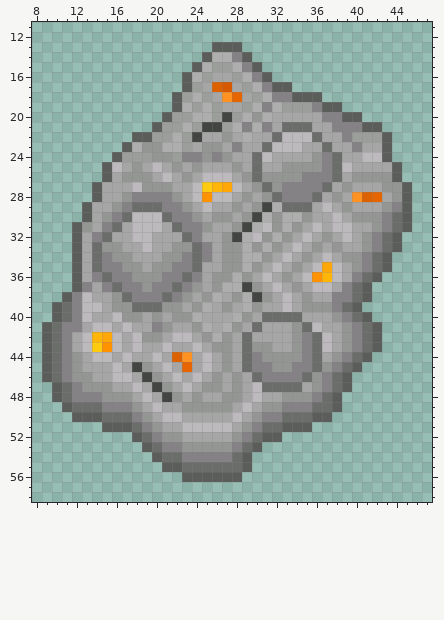
One commit to this pixel-art sprite: src/sprite/a1.png. The picture above is the old version.
The file is 64x64 pixels. Colours within 5 levels of each other are drawn and written as one. Shown: x 8..47, y 11..58.
After the commit:
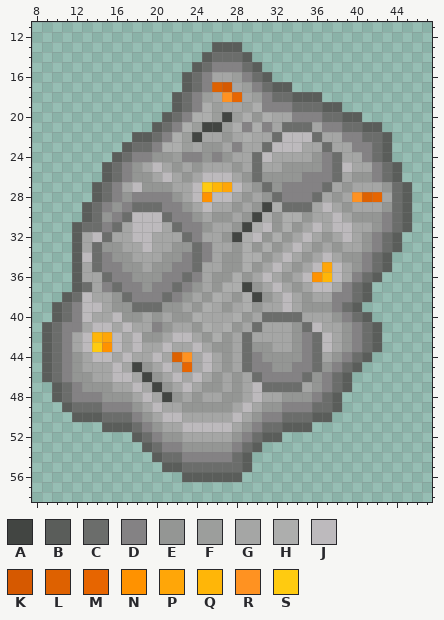
Palette (. is transparent): A #424542  B #5a5d5a  C #6b6d6b  D #848284  E #949694  F #9c9e9c  G #a5a6a5  H #adaead  J #bdbabd  K #d65900  L #de6100  M #e76500  N #ff9200  P #ffa608  Q #ffb608  R #ff9221  S #ffcb10
Edits made:
@@ x 8..47 @@
 13 ..................BBB...................
-14 .................BHHDB..................
-15 ................BHFFHDB.................
-16 ...............BHFGGFHDB................
-17 ...............BFGLKGFHDBB..............
-18 ..............BFHFGRMGFHDDBBB...........
-19 ..............BHFHFGGFHDHFFFDBB.........
-20 .............BFFHHFAFHEHGGGGGDDBB.......
-21 ............BFFHFAAFHDHDGCCCGGDDDBB.....
-22 ..........BBFFHFAGGEGHGGCJJJCGGDFFFB....
-23 .........BHEEHHFGEEGDGGCJJJGGCGGDGGB....
-24 ........BFFFEEFDDEDEGGCJGGGGEDCGGJJB....
-25 .......BJGEGJGEGEGGGEGCGGEEEEDCJGGGGB...
-26 .......BGEEEGJGEGJJJGECEEEEDDDCGEEEEB...
-27 ......BGGGJEEEGGJSQPJGECEDDDDCGEGGGEEB..
-28 ......BGGEDDDDEGJNJJGEGECDDDCGEGRLMGEB..
-29 .....BGGEDCCCDDEGJGGEGEAHCCCGJGEGGGEDB..
-30 .....BGEDCJJJCDDEGEEGEAHEHHEGGJGEEEDCB..
-31 ....BEGDCGJJJGCDDEGGEAHJEHEGJGJJGGEDCB..
-32 ....BGDCGGJJGGGCDGGEAHJEHEGJGEGJGEDCB...
-33 ....BGCEEGGJGGEECDGEEHEHEGJGEGEGGEDCB...
-34 ....BGCDEEGGGEEDCDGEEHHEGJGEGJGEEDCB....
+14 .................BCCCB..................
+15 ................BCDDDCB.................
+16 ...............BCDGGFDCB................
+17 ...............BCDLKGFDCBB..............
+18 ..............BCDFGRMGFDCCBBB...........
+19 ..............BCDHFGGFHDDDCCCBB.........
+20 .............BCDHHFAFHEHGGDDDCCBB.......
+21 ............BCDHFAAFHDHDGCCCGDDCCBB.....
+22 ..........BBCDHFAGGEGHGGCJJJCGGDDCCB....
+23 .........BCCDHHFGEEGDGGCJJJGGCGGDDCB....
+24 ........BCDDEEFDDEDEGGCJGGGGEDCGGDCB....
+25 .......BCDEGJGEGEGGGEGCGGEEEEDCJGGDCB...
+26 .......BCDEEGJGEGJJJGECEEEEDDDCGEEDCB...
+27 ......BCDGJEEEGGJSQPJGECEDDDDCGEGGGECB..
+28 ......BCDEDDDDEGJNJJGEGECDDDCGEGRLMGCB..
+29 .....BCDEDCCCDDEGJGGEGEAHCCCGJGEGGGECB..
+30 .....BCEDCJJJCDDEGEEGEAHEHHEGGJGEEEDCB..
+31 ....BCCDCGJJJGCDDEGGEAHJEHEGJGJJGGEDCB..
+32 ....BGJCGGJJGGGCDGGEAHJEHEGJGEGJGEDCB...
+33 ....BGCEEGGJGGEECDGGEHEHEGJGEGEGGEDCB...
+34 ....BJCDEEGGGEEDCDGEEHHEGJGEGJGEEDCB....
 35 ....BGCDDEEGEEDDCGGEEHEGJGEGJPJGEDCB....
-36 ....BGDCDDEEEDDCDGEEHEGJGEGJNQJGDCB.....
-37 ....BDGDCDDEDDCDEGEHHAEGJGEGJJGDCB......
-38 ...BDJGGECDDDCDEGEHGEHAEGJGEGGDDCB......
+36 ....BGGCDDEEEDDCDGEEHEGJGEGJNQJGDCB.....
+37 ....BCGDCDDEDDCDEGEHHAEGJGEGJJGDCB......
+38 ...BCJGGECDDDCDEGEHGEHAEGJGEGGDDCB......
 39 ..BCDJJGEECCCEEGEHGEGHEGGJGEEEDCB.......
Where, in picture pixels (left, top, right, bottom), the same in both pictures:
changed: (72, 52, 402, 302)
